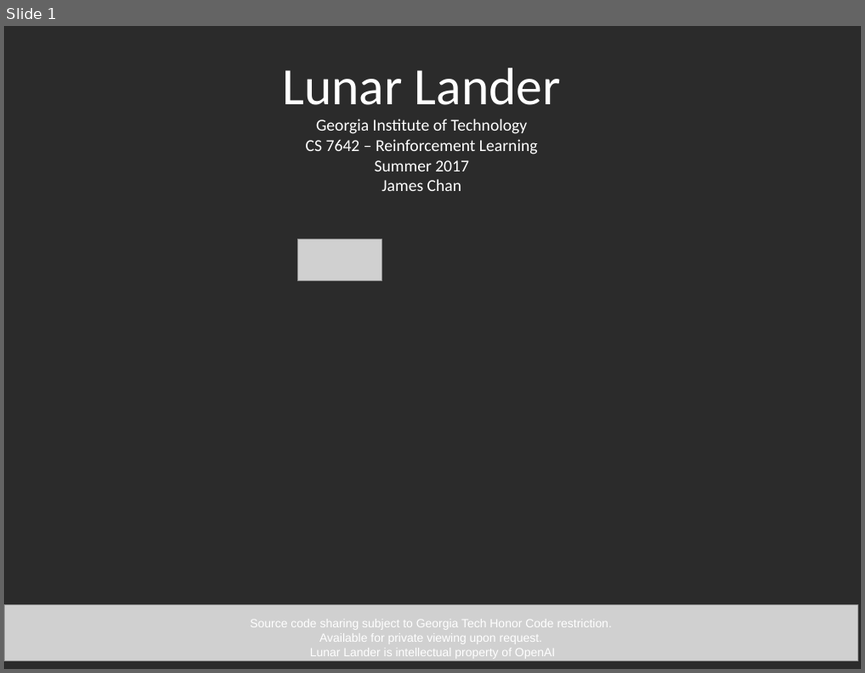
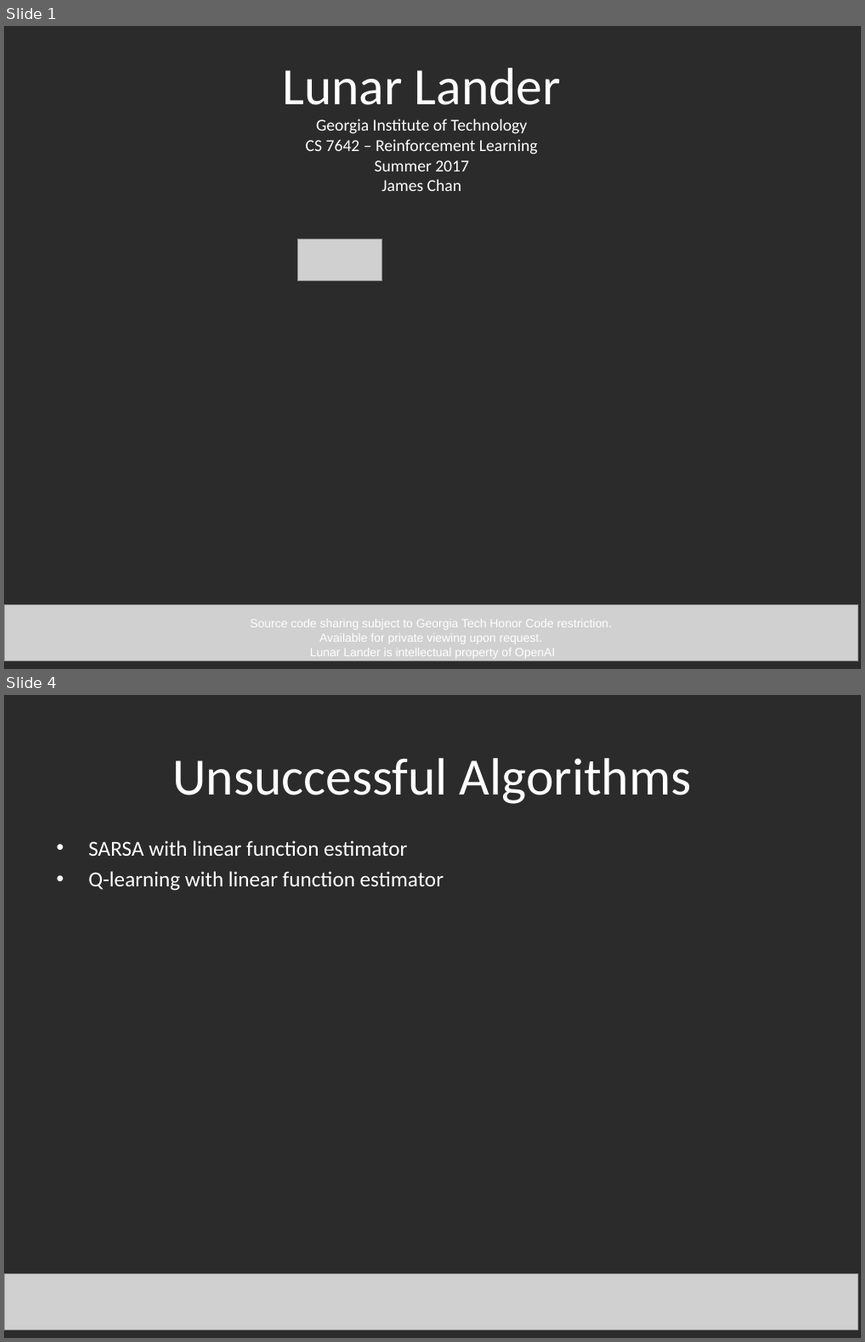
Before and after one commit to jameschanx/Georgia_Tech_School_Projects, a slide deck: Lunar Lander - CS7642 Reinforcement Learning.ppt. Shown one above the other, each under a label of ours: slide 1 before the commit, slides 1 and 4 after it; the slides between them are not shown. The pictures are 865x673 and 865x1342 pixels, drawn with LibreOffice and Linux fonts; fonts in the diff are those of the drawing; grey boxes stand for pictures; background and template pictures are left out; a plain dark background stands for a picture behind light text. Boxes give left, top, right and bottom in pixels: in the first picture for what was removed or moved away, otherwise in the second. Text is boxed around its words. In the diff, an @@ line names an element or a change of style, - is before the commit and + after.

```diff
--- a/Lunar Lander - CS7642 Reinforcement Learning.ppt
+++ b/Lunar Lander - CS7642 Reinforcement Learning.ppt
@@ slide 4 added at [4,695,861,1338], background picture (left out) @@
@@ title added at [172,758,691,804], 44 pt, text #FFFFFF @@
+Unsuccessful Algorithms
@@ text added at [88,840,443,891], 18 pt, text #FFFFFF @@
+• SARSA with linear function estimator
+• Q-learning with linear function estimator
@@ picture added at [4,1274,857,1330] @@
```
Also in this commit, not shown: 2 other slides added, 1 slide removed.
